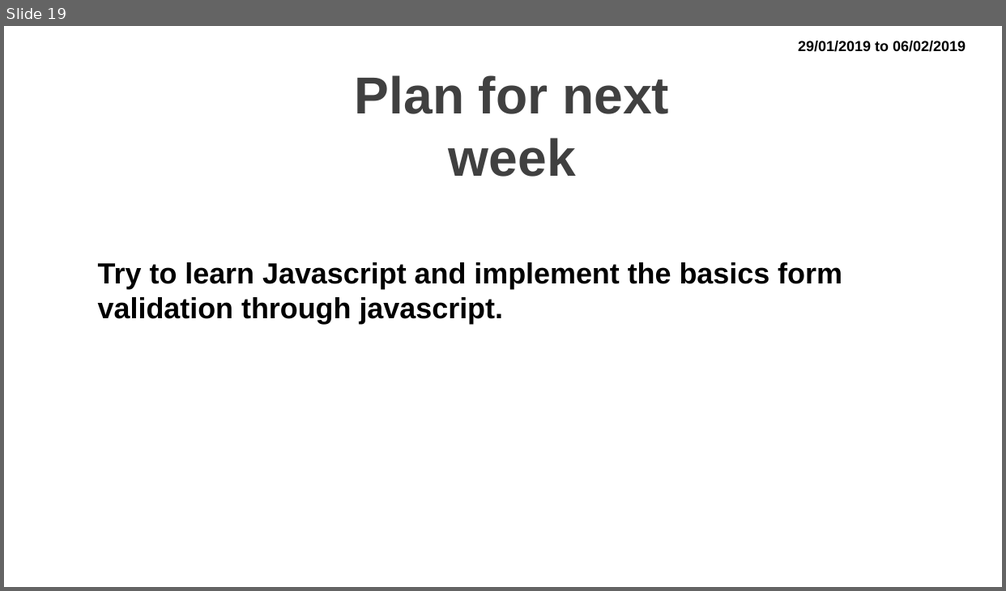
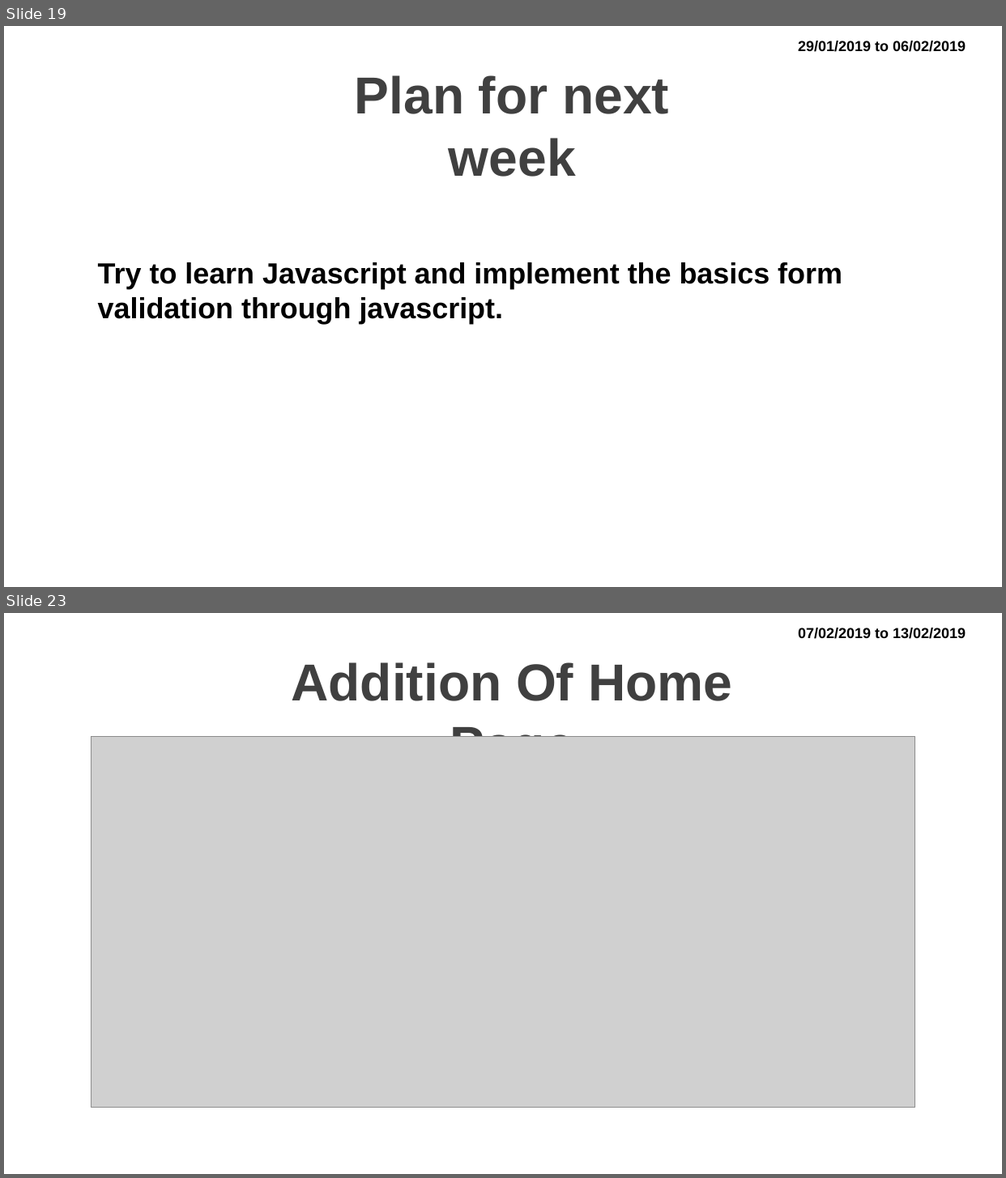
Before and after one commit to lostground97/WebD-Project, a slide deck: Presentation.pptx. Shown one above the other, each under a label of ours: slide 19 before the commit, slides 19 and 23 after it; the slides between them are not shown. The pictures are 1006x591 and 1006x1178 pixels, drawn with LibreOffice and Linux fonts; fonts in the diff are those of the drawing; grey boxes stand for pictures; background and template pictures are left out. Boxes give left, top, right and bottom in pixels: in the first picture for what was removed or moved away, otherwise in the second. Text is boxed around its words. In the diff, an @@ line names an element or a change of style, - is before the commit and + after.

```diff
--- a/Presentation.pptx
+++ b/Presentation.pptx
@@ slide 23 added at (4,613,1002,1174), background picture (left out) @@
@@ text added at (798,628,965,639), 14 pt, text #000000, bold @@
+07/02/2019 to 13/02/2019
@@ text added at (291,662,732,737), 50 pt, text pattern #808080 on #404040, bold @@
+Addition Of Home Page
@@ picture added at (91,736,915,1107) @@
```
Also in this commit, not shown: 5 other slides added, 4 other files.
